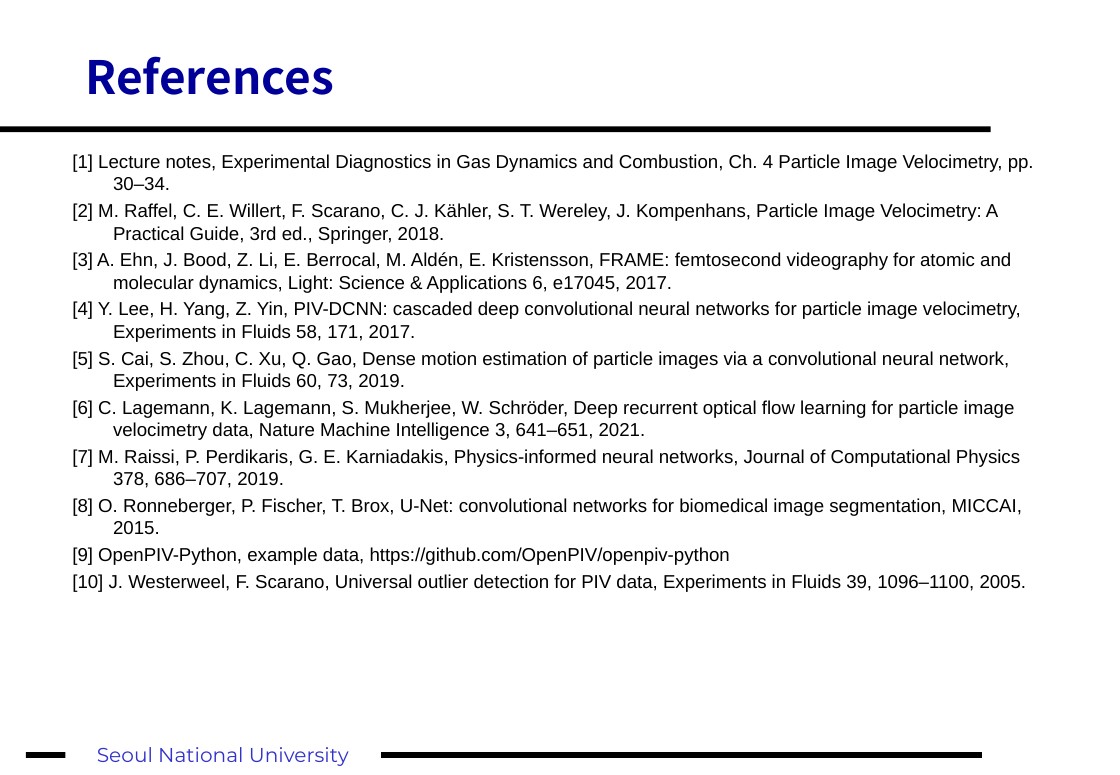
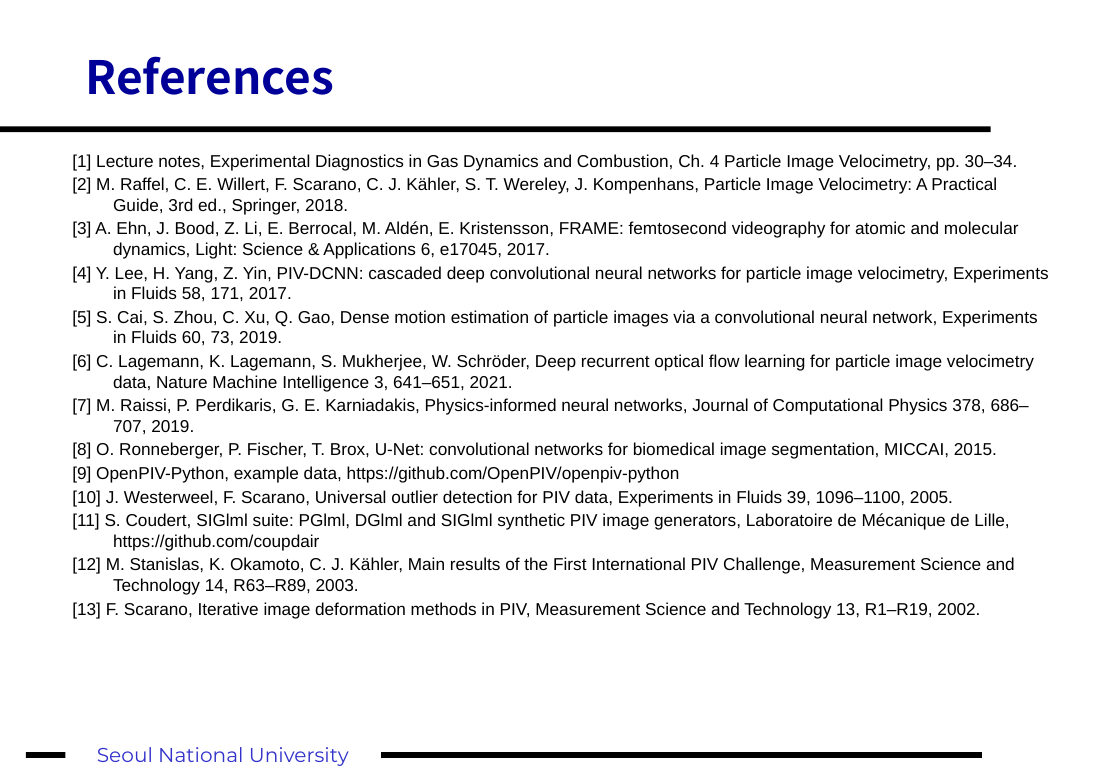
Before and after one commit to fosherrat/piv_termproject, a slide deck: slide 22 of presentation/PIV_term_project.pptx (slide 21 before the commit). Drawn at 1120x775 pixels with LibreOffice and Linux fonts; fonts in the diff are those of the drawing. Boxes give left, top, right and bottom in pixels: in the first picture for what was removed or moved away, otherwise in the second. Text is boxed around its words. In the diff, an @@ line names an element or a change of style, - is before the commit and + after.

```diff
--- a/presentation/PIV_term_project.pptx
+++ b/presentation/PIV_term_project.pptx
@@ text at [72,154,1049,506]: size 13 to 12 pt in "[1] Lecture notes, Experimental Diagnostics in Gas ...", "[2] M. Raffel, C. E. Willert, F. ...", "[3] A. Ehn, J. Bood, Z. Li, ...", "[4] Y. Lee, H. Yang, Z. Yin, ..." and 6 more places; less space between paragraphs @@
@@ text at [72,513,1015,618]: paragraphs added @@
+[11] S. Coudert, SIGlml suite: PGlml, DGlml and SIGlml synthetic PIV image generators, Laboratoire de Mécanique de Lille, https://github.com/coupdair
+[12] M. Stanislas, K. Okamoto, C. J. Kähler, Main results of the First International PIV Challenge, Measurement Science and Technology 14, R63–R89, 2003.
+[13] F. Scarano, Iterative image deformation methods in PIV, Measurement Science and Technology 13, R1–R19, 2002.
```
Also in this commit, not shown: 5 other slides changed, 6 slides added, 5 slides removed.
